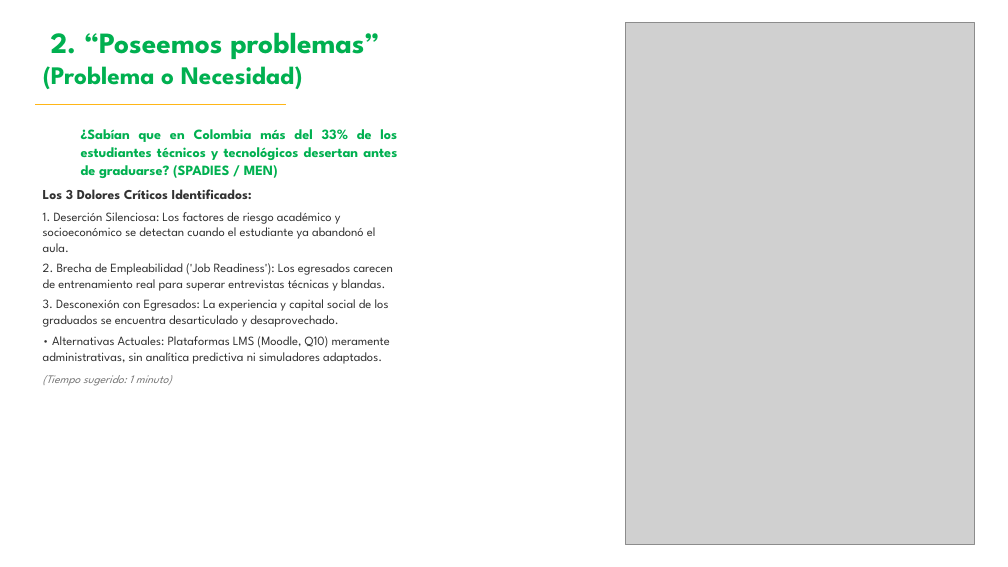
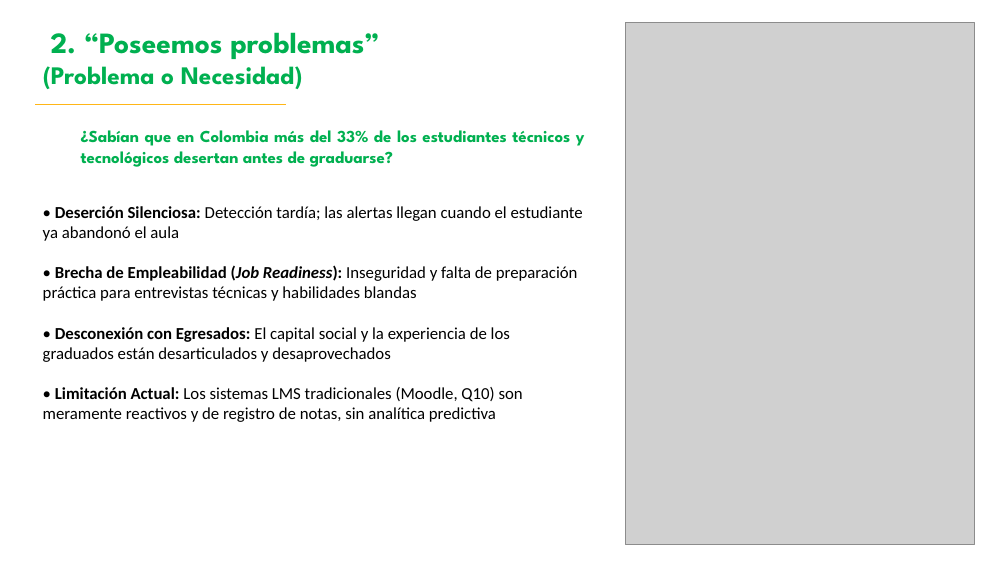
Before and after one commit to DIEGOTAPIA-S/Talentlab, a slide deck: slide 3 of PITCH PRESENTACIÓN FINAL.pptx. Drawn at 1008x567 pixels with LibreOffice and Linux fonts; fonts in the diff are those of the drawing; grey boxes stand for pictures. Boxes give left, top, right and bottom in pixels: in the first picture for what was removed or moved away, otherwise in the second. Text is boxed around its words. In the diff, an @@ line names an element or a change of style, - is before the commit and + after.

```diff
--- a/PITCH PRESENTACIÓN FINAL.pptx
+++ b/PITCH PRESENTACIÓN FINAL.pptx
@@ text at bbox=[43, 130, 585, 422]: text changed; size 12 to 16 pt; font League Spartan to Calibri; text colour #323232 to #000000 @@
-  ¿Sabían que en Colombia más del 33% de los estudiantes técnicos y tecnológicos desertan antes de graduarse? (SPADIES / MEN)
-Los 3 Dolores Críticos Identificados:
-1. Deserción Silenciosa: Los factores de riesgo académico y socioeconómico se detectan cuando el estudiante ya abandonó el aula.
-2. Brecha de Empleabilidad ('Job Readiness'): Los egresados carecen de entrenamiento real para superar entrevistas técnicas y blandas.
-3. Desconexión con Egresados: La experiencia y capital social de los graduados se encuentra desarticulado y desaprovechado.
-• Alternativas Actuales: Plataformas LMS (Moodle, Q10) meramente administrativas, sin analítica predictiva ni simuladores adaptados.
-(Tiempo sugerido: 1 minuto)
+  ¿Sabían que en Colombia más del 33% de los estudiantes técnicos y tecnológicos desertan antes de graduarse?
+• Deserción Silenciosa: Detección tardía; las alertas llegan cuando el estudiante ya abandonó el aula
+• Brecha de Empleabilidad (Job Readiness): Inseguridad y falta de preparación práctica para entrevistas técnicas y habilidades blandas
+• Desconexión con Egresados: El capital social y la experiencia de los graduados están desarticulados y desaprovechados
+• Limitación Actual: Los sistemas LMS tradicionales (Moodle, Q10) son meramente reactivos y de registro de notas, sin analítica predictiva
```
Also in this commit, not shown: 1 other slide changed, 15 other files.
